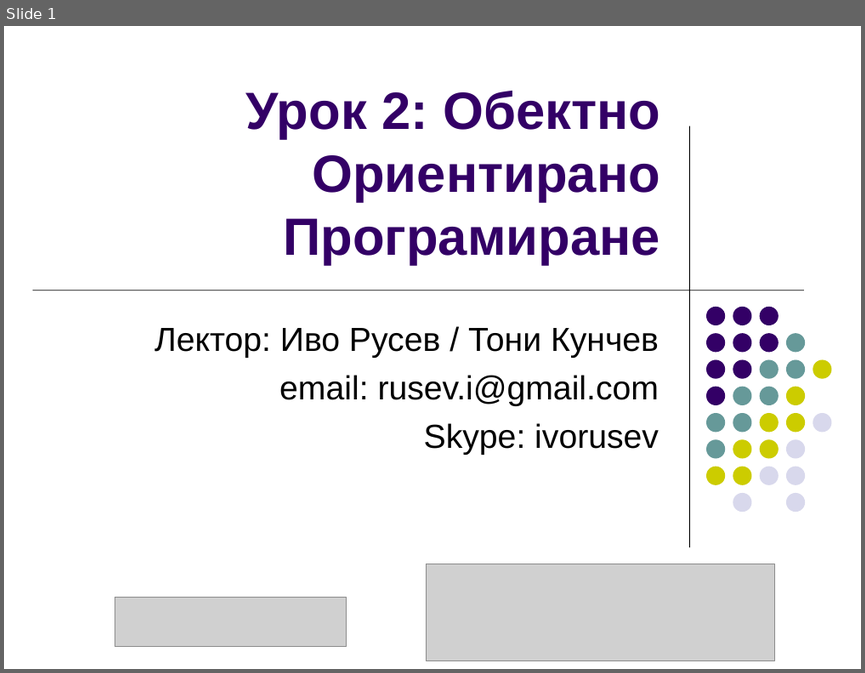
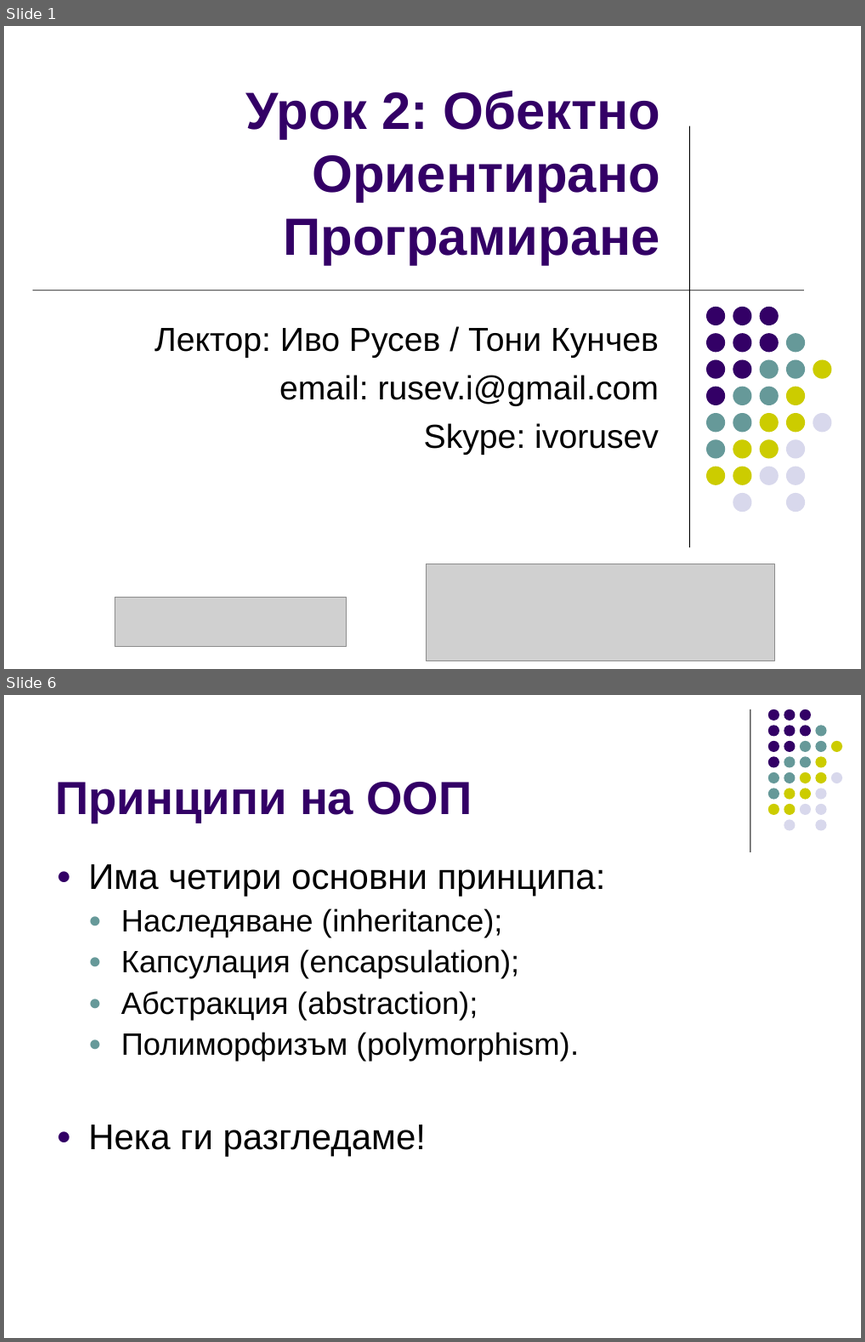
Before and after one commit to ivorusev/startup-factory-java-course, a slide deck: 2-OOP.ppt. Shown one above the other, each under a label of ours: slide 1 before the commit, slides 1 and 6 after it; the slides between them are not shown. The pictures are 865x673 and 865x1342 pixels, drawn with LibreOffice and Linux fonts; fonts in the diff are those of the drawing; grey boxes stand for pictures. Boxes give left, top, right and bottom in pixels: in the first picture for what was removed or moved away, otherwise in the second. Text is boxed around its words. In the diff, an @@ line names an element or a change of style, - is before the commit and + after.

```diff
--- a/2-OOP.ppt
+++ b/2-OOP.ppt
@@ slide 6 added at (x1=4, y1=695, x2=861, y2=1338), background #FFFFFF @@
@@ line added from (750, 709) to (750, 851), #000000 0.74 pt @@
@@ title added at (x1=55, y1=782, x2=472, y2=823), 39 pt, text #330066, bold @@
+Принципи на ООП
@@ group added at (x1=768, y1=709, x2=842, y2=830): 31 ellipses @@
@@ text added at (x1=88, y1=864, x2=606, y2=1156), 26 pt, text #000000 @@
+● Има четири основни принципа:
+  ● Наследяване (inheritance);
+  ● Капсулация (encapsulation);
+  ● Абстракция (abstraction);
+  ● Полиморфизъм (polymorphism).
+● Нека ги разгледаме!
```
Also in this commit, not shown: 4 slides changed, 8 other slides added.
